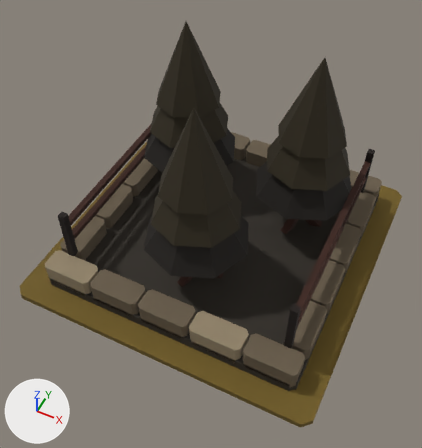
The glTF model art/whisper-grove_t2/whisper-grove_t2.glb, before and after one commit.
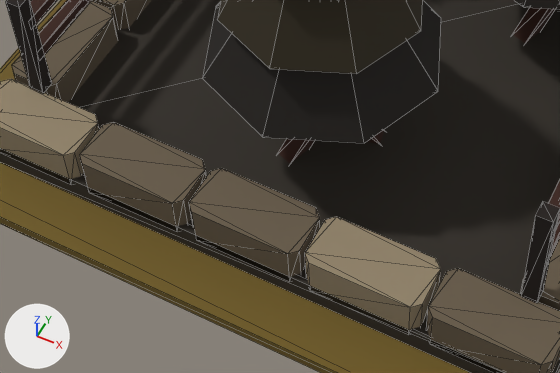
Each version is shown whole from a camera (50 mm lens) standing at (1.29, -2.8, 3.67) and looking at (0.04, -0.31, 0.56), then close up on the part from 13% to 71% of the width and 48% to 85% of the height. The lights are fixed; the arrows at lower left show +X, +Y and +Z. The last two pictures show the newer version. The close-ups show mesh edges as thin lines.

In view in the first close-up: 'MMR | whisper-grove | T02 Architecture.001', 'MMR | whisper-grove | Tier 02 Ground.001'.
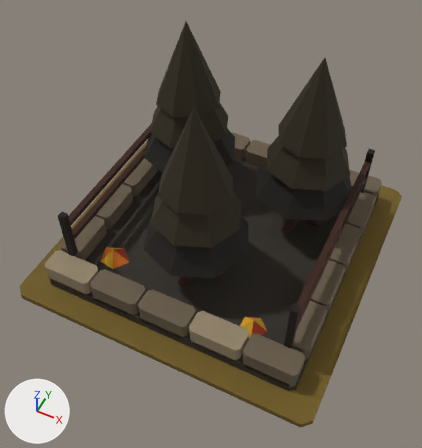
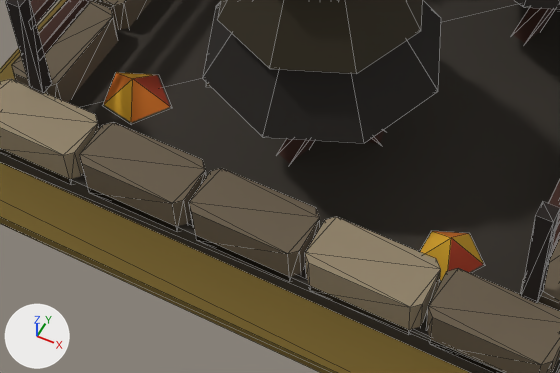
Changed parts and their boxes (x1, y1, x2, y2) in the close-ups (560 x 373 px):
'MMR | whisper-grove | T02 Autumn Dressing.001', added: after (104, 72, 483, 281)

Diff of the bpy script that builds the scene:
```diff
--- a/art/whisper-grove_t2/whisper-grove_t2.glb.py
+++ b/art/whisper-grove_t2/whisper-grove_t2.glb.py
@@ me_mmr___whisper_grove___t02_autumn_dressing_001 @@
+me_mmr___whisper_grove___t02_autumn_dressing_001.from_pydata(...)  # 24 vertices, 20 faces; spans x -0.753..0.679, y -0.817..0.114, z 0.085..0.185
+me_mmr___whisper_grove___t02_autumn_dressing_001.materials.append(mat_mmr___shared_palette_atlas)  # picture img_mmr_shared_color_palette_64
@@ ob_mmr___whisper_grove___t02_autumn_dressing_001 @@
+ob_mmr___whisper_grove___t02_autumn_dressing_001 = bpy.data.objects.new('MMR | whisper-grove | T02 Autumn Dressing.001', me_mmr___whisper_grove___t02_autumn_dressing_001)
+ob_mmr___whisper_grove___t02_autumn_dressing_001.location = (0.0, 0.0, 0.05)
```
